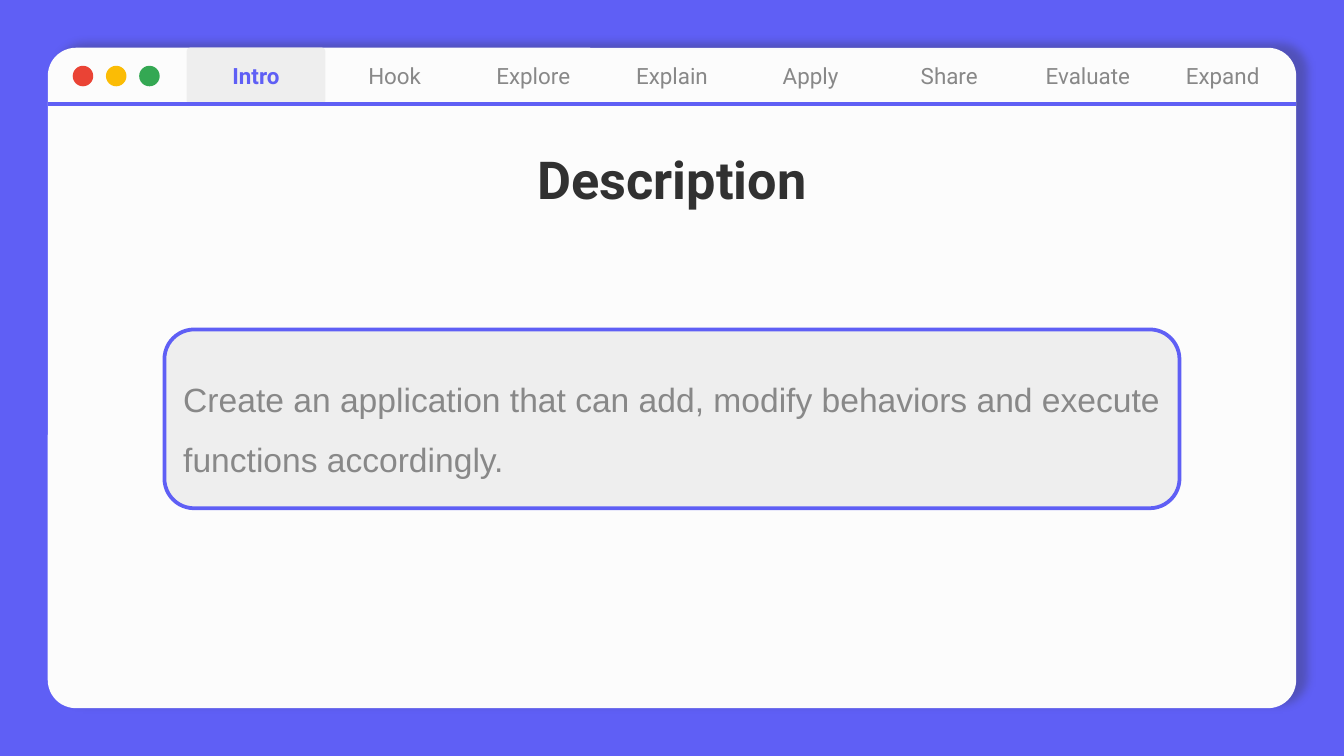
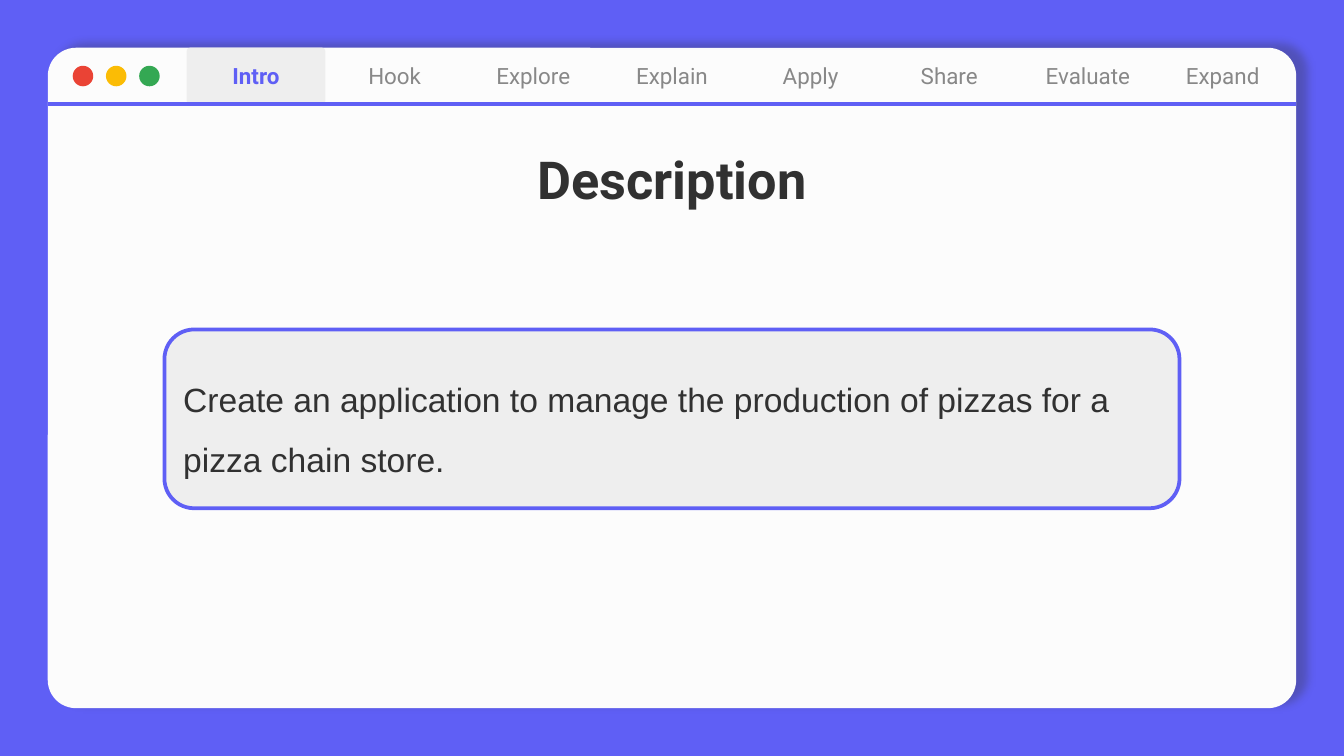
Before and after one commit to nhuhuynh1508/Design-Patterns, a slide deck: slide 10 of Factory Pattern/Factory Pattern.pptx (slide 7 before the commit). Drawn at 1344x756 pixels with LibreOffice and Linux fonts; fonts in the diff are those of the drawing. Boxes give left, top, right and bottom in pixels: in the first picture for what was removed or moved away, otherwise in the second. Text is boxed around its words. In the diff, an @@ line names an element or a change of style, - is before the commit and + after.

```diff
--- a/Factory Pattern/Factory Pattern.pptx
+++ b/Factory Pattern/Factory Pattern.pptx
@@ text at <box>183,387,1109,478</box>: text changed; text colour #888888 to #313131 @@
-Create an application that can add, modify behaviors and execute functions accordingly.
+Create an application to manage the production of pizzas for a pizza chain store.
```
Also in this commit, not shown: 5 other slides changed, 3 slides added, 1 other file.
